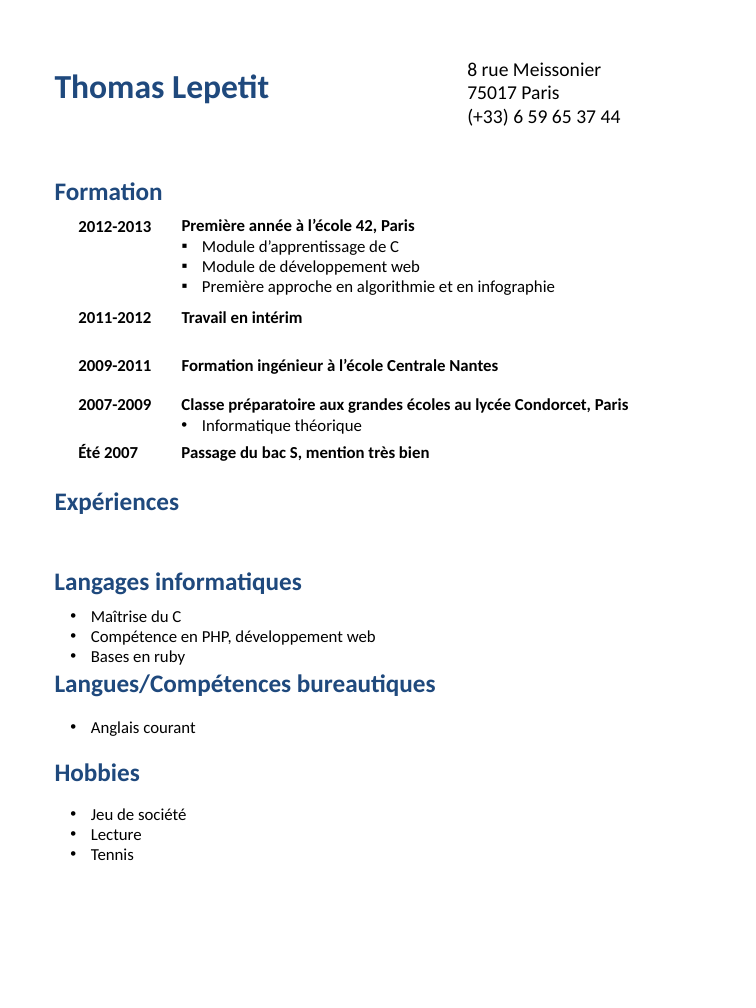
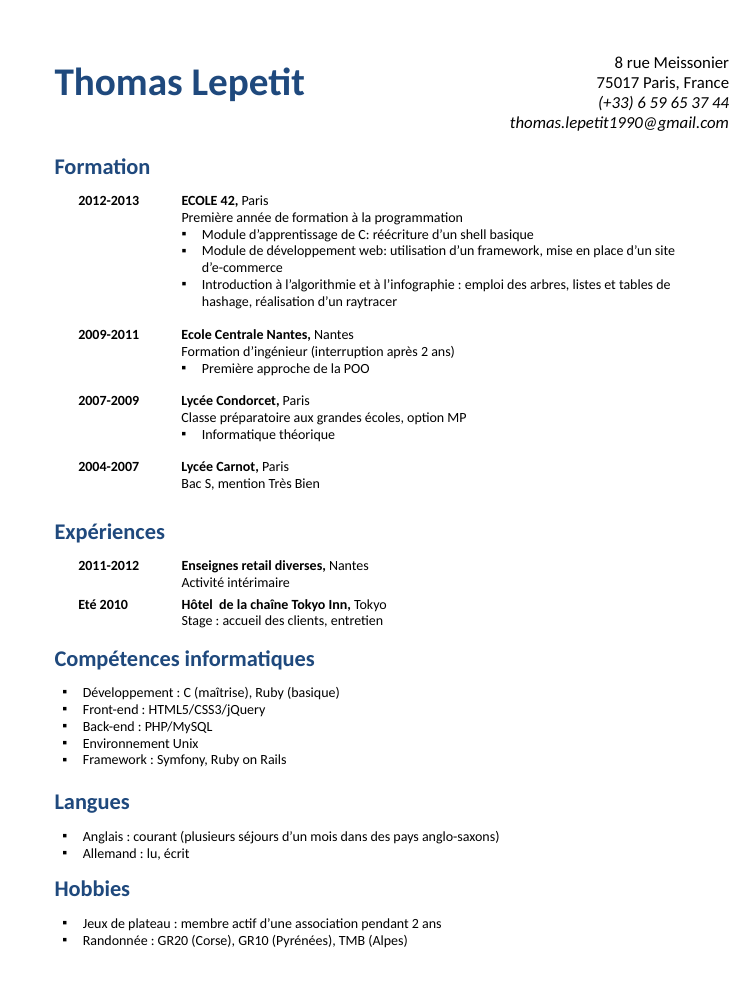
Before and after one commit to lastro/perso, a slide deck: slide 1 of Recherche stage/CV.pptx. Drawn at 756x1008 pixels with LibreOffice and Linux fonts; fonts in the diff are those of the drawing. Boxes give left, top, right and bottom in pixels: in the first picture for what was removed or moved away, otherwise in the second. Text is boxed around its words. In the diff, an @@ line names an element or a change of style, - is before the commit and + after.

Commit message:
version finale

```diff
--- a/Recherche stage/CV.pptx
+++ b/Recherche stage/CV.pptx
@@ text "Thomas Lepetit": place and size @@
-text "Thomas Lepetit" at bbox=[55, 74, 269, 104]
+text "Thomas Lepetit" at bbox=[55, 67, 305, 101]
@@ text "Thomas Lepetit" at bbox=[55, 67, 305, 101]: size 24 to 28 pt @@
@@ text "8 rue Meissonier": place and size @@
-text "8 rue Meissonier" at bbox=[467, 62, 621, 126]
+text "8 rue Meissonier" at bbox=[510, 56, 729, 131]
@@ text at bbox=[598, 56, 729, 110]: size 14 to 12 pt in "8 rue Meissonier", "(+33) 6 59 65 37 44"; italic on in "(+33) 6 59 65 37 44"; alignment left to right @@
@@ text at bbox=[597, 76, 729, 90]: text changed; size 14 to 12 pt @@
-75017 Paris
+75017 Paris, France
@@ text at bbox=[510, 116, 729, 131]: paragraph added @@
+thomas.lepetit1990@gmail.com
@@ text "Formation": place and size @@
-text "Formation" at bbox=[55, 182, 163, 200]
+text "Formation" at bbox=[55, 158, 151, 174]
@@ text "2012-2013": place and size @@
-text "2012-2013" at bbox=[78, 221, 151, 232]
+text "2012-2013" at bbox=[78, 196, 139, 205]
@@ text at bbox=[182, 195, 675, 309]: text changed; size 12 to 10 pt @@
-Première année à l’école 42, Paris
-▪ Module d’apprentissage de C
-▪ Module de développement web
-▪ Première approche en algorithmie et en infographie
+ECOLE 42, Paris
+Première année de formation à la programmation
+▪ Module d’apprentissage de C: réécriture d’un shell basique
+▪ Module de développement web: utilisation d’un framework, mise en place d’un site d’e-commerce
+▪ Introduction à l’algorithmie et à l’infographie : emploi des arbres, listes et tables de hashage, réalisation d’un raytracer
@@ text "2009-2011": place and size @@
-text "2009-2011" at bbox=[78, 360, 151, 371]
+text "2009-2011" at bbox=[78, 330, 139, 339]
@@ text added at bbox=[181, 329, 455, 376], 10 pt, text #000000 @@
+Ecole Centrale Nantes, Nantes
+Formation d’ingénieur (interruption après 2 ans)
+▪ Première approche de la POO
@@ text removed at bbox=[182, 311, 303, 323] @@
-Travail en intérim
@@ text removed at bbox=[182, 359, 498, 374] @@
-Formation ingénieur à l’école Centrale Nantes
@@ text at bbox=[181, 395, 466, 425]: text changed; size 12 to 10 pt; bold off @@
-Classe préparatoire aux grandes écoles au lycée Condorcet, Paris
+Lycée Condorcet, Paris
+Classe préparatoire aux grandes écoles, option MP
@@ text at bbox=[202, 429, 335, 442]: size 12 to 10 pt in "Informatique théorique"; bullet • to ▪ @@
@@ text at bbox=[78, 462, 139, 471]: text changed; size 12 to 10 pt @@
-Été 2007
+2004-2007
@@ text at bbox=[181, 461, 320, 490]: text changed; size 12 to 10 pt; bold off @@
-Passage du bac S, mention très bien
+Lycée Carnot, Paris
+Bac S, mention Très Bien
@@ text "Expériences": place and size @@
-text "Expériences" at bbox=[55, 492, 180, 514]
+text "Expériences" at bbox=[55, 523, 165, 543]
@@ size 12 to 10 pt in 4 elements at bbox=[78, 396, 139, 405], bbox=[78, 196, 139, 205], bbox=[78, 330, 139, 339], bbox=[78, 561, 139, 570] @@
@@ text "2011-2012": place and size @@
-text "2011-2012" at bbox=[78, 312, 151, 323]
+text "2011-2012" at bbox=[78, 561, 139, 570]
@@ text added at bbox=[182, 560, 369, 587], 10 pt, text #000000 @@
+Enseignes retail diverses, Nantes
+Activité intérimaire
@@ text added at bbox=[78, 599, 128, 609], 10 pt, text #000000, bold @@
+Eté 2010
@@ text added at bbox=[182, 599, 387, 628], 10 pt, text #000000 @@
+Hôtel de la chaîne Tokyo Inn, Tokyo
+Stage : accueil des clients, entretien
@@ text at bbox=[55, 650, 315, 670]: text changed; size 18 to 16 pt @@
-Langages informatiques
+Compétences informatiques
@@ text at bbox=[83, 687, 340, 767]: text changed; size 12 to 10 pt @@
-• Maîtrise du C
-• Compétence en PHP, développement web
-• Bases en ruby
+▪ Développement : C (maîtrise), Ruby (basique)
+▪ Front-end : HTML5/CSS3/jQuery
+▪ Back-end : PHP/MySQL
+▪ Environnement Unix
+▪ Framework : Symfony, Ruby on Rails
@@ text at bbox=[55, 794, 130, 813]: text changed; size 18 to 16 pt @@
-Langues/Compétences bureautiques
+Langues
@@ text at bbox=[83, 831, 500, 860]: text changed; size 12 to 10 pt @@
-• Anglais courant
+▪ Anglais : courant (plusieurs séjours d’un mois dans des pays anglo-saxons)
+▪ Allemand : lu, écrit
@@ size 18 to 16 pt in 3 elements at bbox=[55, 158, 151, 174], bbox=[55, 523, 165, 543], bbox=[55, 880, 131, 896] @@
@@ text "Hobbies": place and size @@
-text "Hobbies" at bbox=[55, 763, 140, 781]
+text "Hobbies" at bbox=[55, 880, 131, 896]
@@ text at bbox=[83, 918, 441, 948]: text changed; size 12 to 10 pt @@
-• Jeu de société
-• Lecture
-• Tennis
+▪ Jeux de plateau : membre actif d’une association pendant 2 ans
+▪ Randonnée : GR20 (Corse), GR10 (Pyrénées), TMB (Alpes)
```
